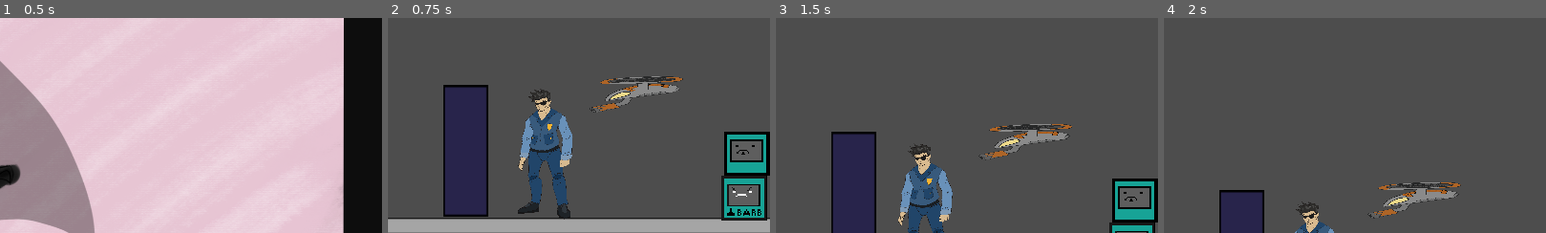
Above: before the commit, frames 1-4 (left to right).
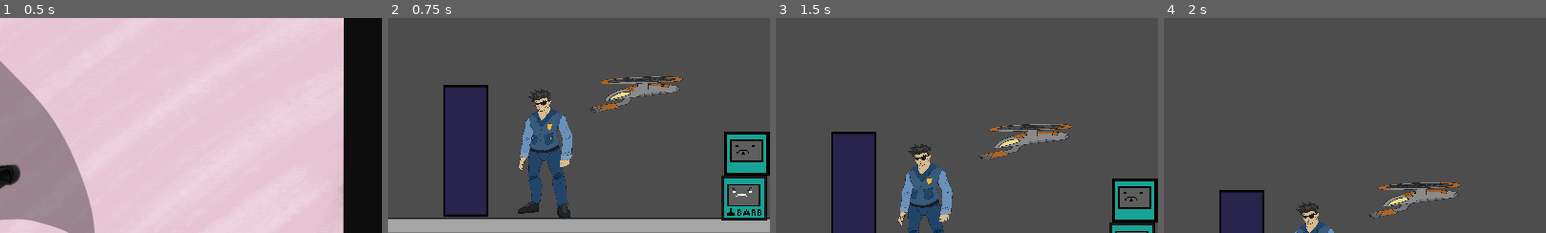
Above: after the commit, the same moments.

Repository: MaddMavv/Project-Doll-House
Game: Godot game, scene res://main menu.tscn
Same seed, same stepped clock (60 frames per second), same inputs: the game is played once before the commit and once after it. The engine's default icon, where the game draws it, is replaced by a stand-in: a white triangle on a blue panel in a dark square.
Inputs:
- Up to frame 1 (0.5 s): no input
- Up to frame 2 (0.75 s): tap Enter (ui_accept) at 0.5 s; hold D (move right) from 0.53 s (still down); tap K (attack) at 0.6 s
- Up to frame 3 (1.5 s): keep holding D (move right); tap Space (jump) at 0.77 s; tap J (melee) at 1.35 s
- Up to frame 4 (2 s): keep holding D (move right); tap Space (jump) at 1.52 s
The pictures show only the part of the screen within x 50-100%, y 14-64%; the shares and areas given below are measured in that part.

Frame 1 is identical in both runs. In frame 2, 0.1% of the frame differs, in the area x 57-75%, y 28-30%; in frame 3, 0.1%, in the area x 58-75%, y 49-52%; in frame 4, 0.1%.

Commit message:
More Drone Fixes

Diff:
--- a/DroneB.gd
+++ b/DroneB.gd
@@ -34,8 +34,8 @@
 func chase_after_player(delta):
 	if chase == true && stun == false:
 		barb = get_node("../../../BarB")
-		position.y = lerp(position.y, barb.position.y - 400, .7 * delta)
-		position.x = lerp(position.x, barb.position.x + 375, .4 * delta)
+		position.y = lerp(position.y, barb.position.y - 400, 1.4 * delta)
+		position.x = lerp(position.x, barb.position.x + 375, .7 * delta)
 		if position.x < barb.position.x:
 			self.scale.x = -4;
 		else:
@@ -44,7 +44,7 @@
 
 	else:
 		if home == false && stun == false:
-			position = lerp(position, start, .7 * delta)
+			position = lerp(position, start, 1.4 * delta)
 
 	if chase == false and position.x < start.x + 5 and position.x > start.x - 5 and position.y < start.y + 2 and position.y > start.y - 2:
 		home = true
@@ -60,6 +60,8 @@
 		position = lerp(position, start, .4 * delta)
 		#move_and_collide(fall * delta)
 
+func barb_falls_off():
+	pass
 
 func _on_player_detection_body_entered(body):
 	if body.name == "BarB":
@@ -98,3 +100,7 @@
 
 func death():
 	pass;
+
+func _on_platform_detection_body_entered(body):
+	if body.name == "BarB":
+		body.TRAIN()
--- a/droneB.tscn
+++ b/droneB.tscn
@@ -96,6 +96,9 @@
 "RESET": SubResource("Animation_6go5i")
 }
 
+[sub_resource type="RectangleShape2D" id="RectangleShape2D_00elu"]
+size = Vector2(103.5, 20)
+
 [node name="DroneB" type="CharacterBody2D" groups=["Enemies"]]
 scale = Vector2(4, 4)
 script = ExtResource("1_6gg65")
@@ -106,6 +109,7 @@
 sprite_frames = SubResource("SpriteFrames_r28yn")
 animation = &"Flying"
 autoplay = "Flying"
+frame = 2
 metadata/_edit_lock_ = true
 
 [node name="CollisionShape2D" type="CollisionShape2D" parent="."]
@@ -135,7 +139,14 @@
 wait_time = 3.0
 one_shot = true
 
+[node name="PlatformDetection" type="Area2D" parent="."]
+
+[node name="CollisionShape2D2" type="CollisionShape2D" parent="PlatformDetection"]
+position = Vector2(3.25, -14)
+shape = SubResource("RectangleShape2D_00elu")
+
 [connection signal="body_entered" from="PlayerDetection" to="." method="_on_player_detection_body_entered"]
 [connection signal="body_exited" from="PlayerDetection" to="." method="_on_player_detection_body_exited"]
 [connection signal="timeout" from="Timer" to="." method="_on_timer_timeout"]
 [connection signal="timeout" from="stunTimer" to="." method="_on_stun_timer_timeout"]
+[connection signal="body_entered" from="PlatformDetection" to="." method="_on_platform_detection_body_entered"]
Not shown: 1 places in droneB.tscn that only renumber resources
